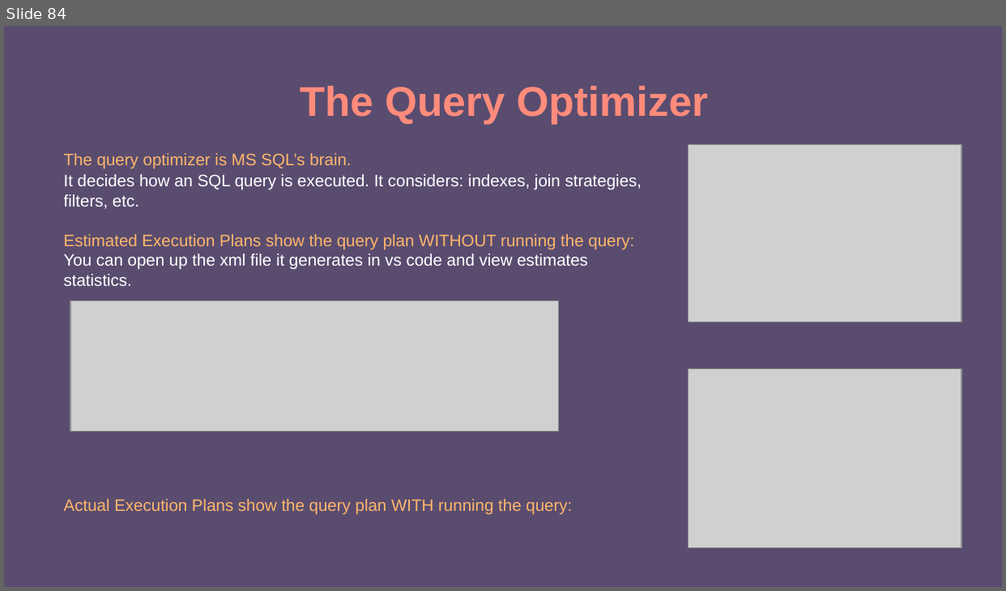
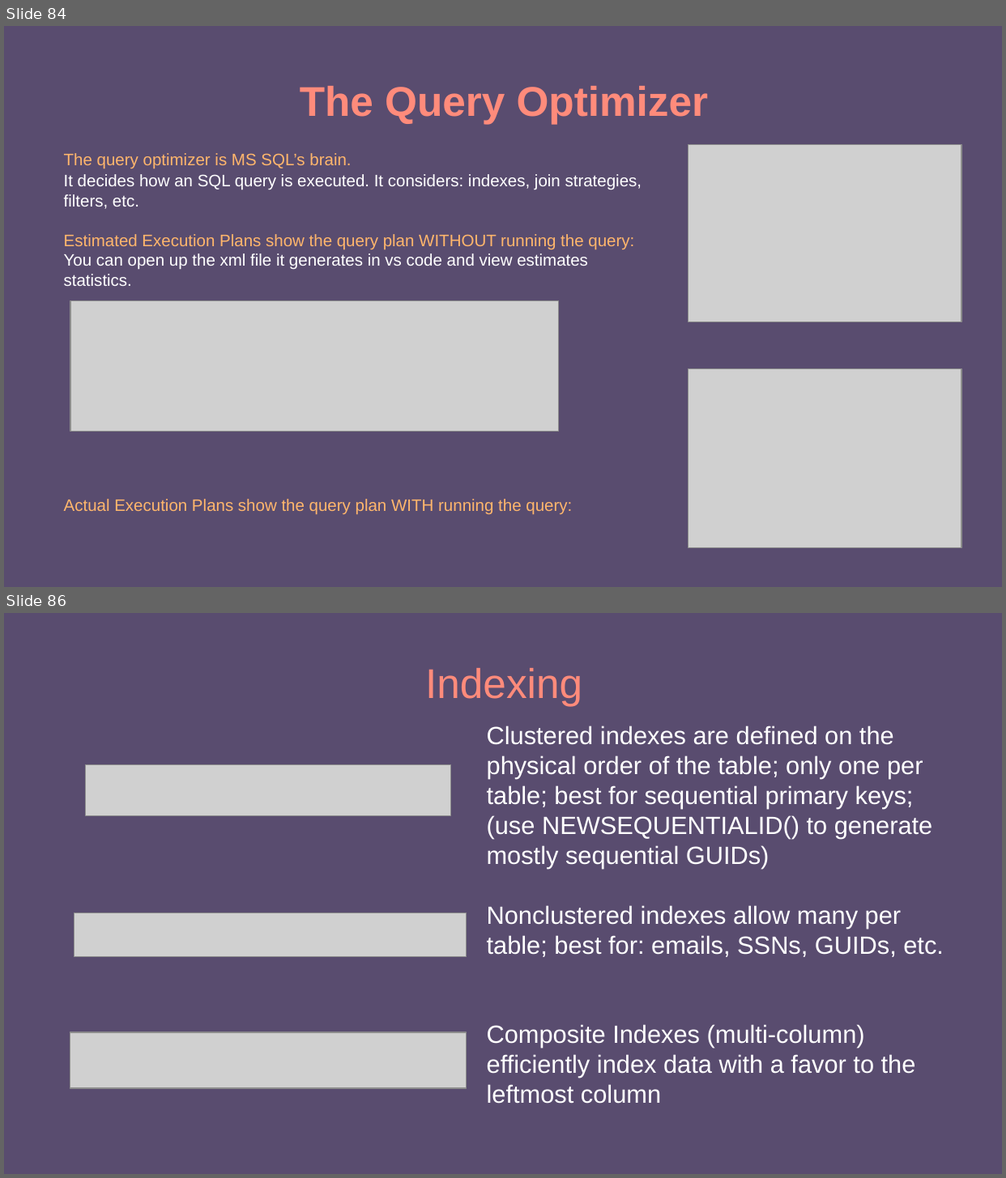
Before and after one commit to e-m-wilson/dotnet, a slide deck: Resources-Notes-Ppts/SQL/SQL_MSSQL.pptx. Shown one above the other, each under a label of ours: slide 84 before the commit, slides 84 and 86 after it; the slides between them are not shown. The pictures are 1006x591 and 1006x1178 pixels, drawn with LibreOffice and Linux fonts; fonts in the diff are those of the drawing; grey boxes stand for pictures. Boxes give left, top, right and bottom in pixels: in the first picture for what was removed or moved away, otherwise in the second. Text is boxed around its words. In the diff, an @@ line names an element or a change of style, - is before the commit and + after.

Commit message:
update

```diff
--- a/Resources-Notes-Ppts/SQL/SQL_MSSQL.pptx
+++ b/Resources-Notes-Ppts/SQL/SQL_MSSQL.pptx
@@ slide 86 added at (x1=4, y1=613, x2=1002, y2=1174), background #594C6F @@
@@ title added at (x1=425, y1=668, x2=582, y2=706), 30 pt, text #FF8B7B @@
+Indexing
@@ text added at (x1=487, y1=726, x2=944, y2=1104), 18 pt, text #FFFFFF @@
+Clustered indexes are defined on the physical order of the table; only one per table; best for sequential primary keys; (use NEWSEQUENTIALID() to generate mostly sequential GUIDs)
+Nonclustered indexes allow many per table; best for: emails, SSNs, GUIDs, etc.
+Composite Indexes (multi-column) efficiently index data with a favor to the leftmost column
@@ picture added at (x1=86, y1=764, x2=451, y2=815) @@
@@ picture added at (x1=74, y1=914, x2=466, y2=957) @@
@@ picture added at (x1=70, y1=1033, x2=466, y2=1089) @@
```
Also in this commit, not shown: 4 slides changed, 7 other slides added, 10 slides removed.
